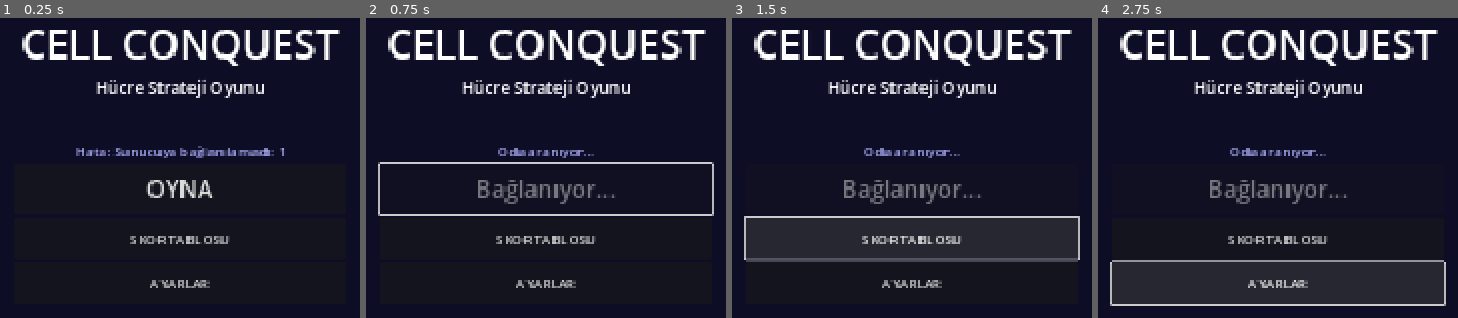
Above: before the commit, frames 1-4 (left to right).
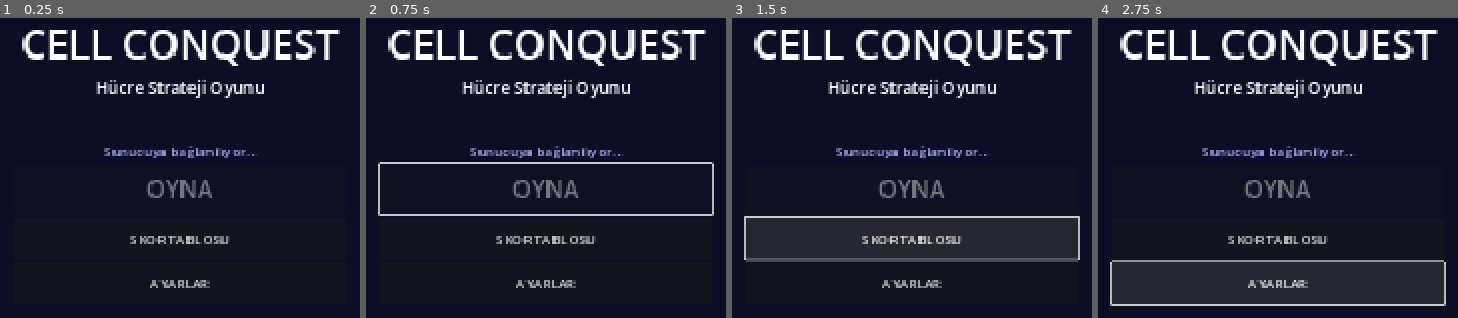
Above: after the commit, the same moments.

Repository: selahmetman/cell-conquest
Game: Godot game, scene res://scenes/UI/MainMenu.tscn
Two runs of this game, one before a commit and one after it. Both use one fixed random seed, a clock stepped at 60 frames per second and the inputs below.
Inputs (mouse positions are in pixels of both pictures, inside the frame that each line leads up to):
- Up to frame 1 (0.25 s): no input
- Up to frame 2 (0.75 s): click (546, 189) at 0.5 s, where only the run before the commit has a clickable "OYNA"
- Up to frame 3 (1.5 s): click "SKOR TABLOSU" at 1.25 s
- Up to frame 4 (2.75 s): click "AYARLAR" at 2 s

The runs differ from the first frame. In frame 1, 1.7% of the frame differs, in the area x 21-79%, y 42-60%; in frame 2, 1.9%, in the area x 28-72%, y 42-62%; in frame 3, 1.9%; in frame 4, 1.9%.

Commit message:
fix: Colyseus -> saf WebSocket+JSON, Godot baglanabilir hale getirildi

Diff:
--- a/client/project.godot
+++ b/client/project.godot
@@ -1,8 +1,10 @@
 ; Engine configuration file.
 ; It's best edited using the editor UI and not directly,
-; but this is the file format if you need to edit it manually.
-
-[configuration]
+; since the parameters that go here are not all obvious.
+;
+; Format:
+;   [section] ; section goes between []
+;   param=value ; assign values to parameters
 
 config_version=5
 
@@ -20,24 +22,23 @@
 NetworkManager="*res://scripts/NetworkManager.gd"
 GameManager="*res://scripts/GameManager.gd"
 
+[configuration]
+
+config_version=5
+
 [display]
 
 window/size/viewport_width=1080
 window/size/viewport_height=1920
-window/size/resizable=true
 window/stretch/mode="canvas_items"
 window/stretch/aspect="expand"
 window/handheld/orientation="sensor_landscape"
-
-[rendering]
-
-renderer/rendering_method="mobile"
-textures/canvas_textures/default_texture_filter=0
 
 [input]
 
 drag_threshold=8.0
 
-[physics]
+[rendering]
 
-common/physics_ticks_per_second=60
+textures/canvas_textures/default_texture_filter=0
+renderer/rendering_method="mobile"
--- a/client/scenes/UI/MainMenu.tscn
+++ b/client/scenes/UI/MainMenu.tscn
@@ -1,15 +1,23 @@
-[gd_scene load_steps=2 format=3 uid="uid://main_menu"]
+[gd_scene load_steps=2 format=3 uid="uid://biwflba2163tj"]
 
 [ext_resource type="Script" path="res://scenes/UI/MainMenuUI.gd" id="1"]
 
 [node name="MainMenu" type="Control"]
 layout_mode = 3
 anchors_preset = 15
+anchor_right = 1.0
+anchor_bottom = 1.0
+grow_horizontal = 2
+grow_vertical = 2
 script = ExtResource("1")
 
 [node name="Background" type="ColorRect" parent="."]
 layout_mode = 1
 anchors_preset = 15
+anchor_right = 1.0
+anchor_bottom = 1.0
+grow_horizontal = 2
+grow_vertical = 2
 color = Color(0.05, 0.05, 0.15, 1)
 
 [node name="VBox" type="VBoxContainer" parent="."]
@@ -23,37 +31,45 @@
 offset_top = -200.0
 offset_right = 200.0
 offset_bottom = 200.0
+grow_horizontal = 2
+grow_vertical = 2
 alignment = 1
 
 [node name="Title" type="Label" parent="VBox"]
+layout_mode = 2
+theme_override_font_sizes/font_size = 48
 text = "CELL CONQUEST"
 horizontal_alignment = 1
-theme_override_font_sizes/font_size = 48
 
 [node name="Subtitle" type="Label" parent="VBox"]
+layout_mode = 2
+theme_override_font_sizes/font_size = 20
 text = "Hücre Strateji Oyunu"
 horizontal_alignment = 1
-theme_override_font_sizes/font_size = 20
 
 [node name="Spacer" type="Control" parent="VBox"]
 custom_minimum_size = Vector2(0, 40)
+layout_mode = 2
 
 [node name="StatusLabel" type="Label" parent="VBox"]
-text = ""
+layout_mode = 2
+theme_override_colors/font_color = Color(0.7, 0.7, 1, 1)
+theme_override_font_sizes/font_size = 16
 horizontal_alignment = 1
-theme_override_font_sizes/font_size = 16
-theme_override_colors/font_color = Color(0.7, 0.7, 1.0, 1)
 
 [node name="PlayButton" type="Button" parent="VBox"]
+custom_minimum_size = Vector2(300, 60)
+layout_mode = 2
+theme_override_font_sizes/font_size = 28
 disabled = true
 text = "OYNA"
-custom_minimum_size = Vector2(300, 60)
-theme_override_font_sizes/font_size = 28
 
 [node name="LeaderboardButton" type="Button" parent="VBox"]
+custom_minimum_size = Vector2(300, 50)
+layout_mode = 2
 text = "SKOR TABLOSU"
-custom_minimum_size = Vector2(300, 50)
 
 [node name="SettingsButton" type="Button" parent="VBox"]
+custom_minimum_size = Vector2(300, 50)
+layout_mode = 2
 text = "AYARLAR"
-custom_minimum_size = Vector2(300, 50)
--- a/client/scripts/NetworkManager.gd
+++ b/client/scripts/NetworkManager.gd
@@ -9,12 +9,11 @@
 signal room_joined(room_id: String, player_id: String)
 signal error_received(message: String)
 
-const SERVER_URL := "wss://cell-conquest-server.onrender.com"  # production
+const SERVER_URL := "wss://cell-conquest-server.onrender.com"
 const LOCAL_URL  := "ws://localhost:2567"
 
-var _socket := WebSocketPeer.new()
-var _is_connected := false
-var _use_local := false
+var _socket  := WebSocketPeer.new()
+var _ready_state := WebSocketPeer.STATE_CLOSED
 
 
 func _ready() -> void:
@@ -22,11 +21,10 @@
 
 
 func connect_to_server(use_local := false) -> void:
-	_use_local = use_local
 	var url := LOCAL_URL if use_local else SERVER_URL
-	var err := _socket.connect_to_url(url)
+	var err  := _socket.connect_to_url(url)
 	if err != OK:
-		error_received.emit("Sunucuya bağlanılamadı: %d" % err)
+		error_received.emit("Sunucuya bağlanılamadı (hata %d)" % err)
 		return
 	set_process(true)
 
@@ -34,50 +32,50 @@
 func disconnect_from_server() -> void:
 	_socket.close()
 	set_process(false)
-	_is_connected = false
+
+
+func join_room(player_name := "Oyuncu") -> void:
+	_send({ "type": "join", "name": player_name })
 
 
 func send_command(data: Dictionary) -> void:
-	if not _is_connected:
-		return
-	var json := JSON.stringify(data)
-	_socket.send_text(json)
-
-
-func join_room(room_name := "game") -> void:
-	send_command({"type": "join", "room": room_name})
+	_send(data)
 
 
 func _process(_delta: float) -> void:
 	_socket.poll()
 	var state := _socket.get_ready_state()
 
-	match state:
-		WebSocketPeer.STATE_OPEN:
-			if not _is_connected:
-				_is_connected = true
+	if state != _ready_state:
+		_ready_state = state
+		match state:
+			WebSocketPeer.STATE_OPEN:
 				connected.emit()
-			while _socket.get_available_packet_count() > 0:
-				_handle_packet(_socket.get_packet().get_string_from_utf8())
+			WebSocketPeer.STATE_CLOSED:
+				disconnected.emit()
+				set_process(false)
 
-		WebSocketPeer.STATE_CLOSED:
-			if _is_connected:
-				_is_connected = false
-				disconnected.emit()
-			set_process(false)
+	if state == WebSocketPeer.STATE_OPEN:
+		while _socket.get_available_packet_count() > 0:
+			var raw := _socket.get_packet().get_string_from_utf8()
+			_handle(raw)
 
 
-func _handle_packet(raw: String) -> void:
-	var data: Variant = JSON.parse_string(raw)
-	if not data is Dictionary:
+func _send(data: Dictionary) -> void:
+	if _socket.get_ready_state() == WebSocketPeer.STATE_OPEN:
+		_socket.send_text(JSON.stringify(data))
+
+
+func _handle(raw: String) -> void:
+	var msg: Variant = JSON.parse_string(raw)
+	if not msg is Dictionary:
 		return
-
-	match data.get("type", ""):
+	match msg.get("type", ""):
 		"room_joined":
-			room_joined.emit(data.get("room_id", ""), data.get("player_id", ""))
+			room_joined.emit(msg.get("room_id", ""), msg.get("player_id", ""))
 		"state":
-			state_updated.emit(data.get("payload", {}))
+			state_updated.emit(msg)
 		"game_over":
-			game_over.emit(data.get("payload", {}))
+			game_over.emit(msg)
 		"error":
-			error_received.emit(data.get("message", "Bilinmeyen hata"))
+			error_received.emit(msg.get("message", "Bilinmeyen hata"))
Not shown, changed: server/package-lock.json
Not shown, changed: server/package.json
Not shown, changed: server/src/index.ts
Not shown, changed: server/src/rooms/GameRoom.ts
Not shown, removed: server/src/schema/GameState.ts
